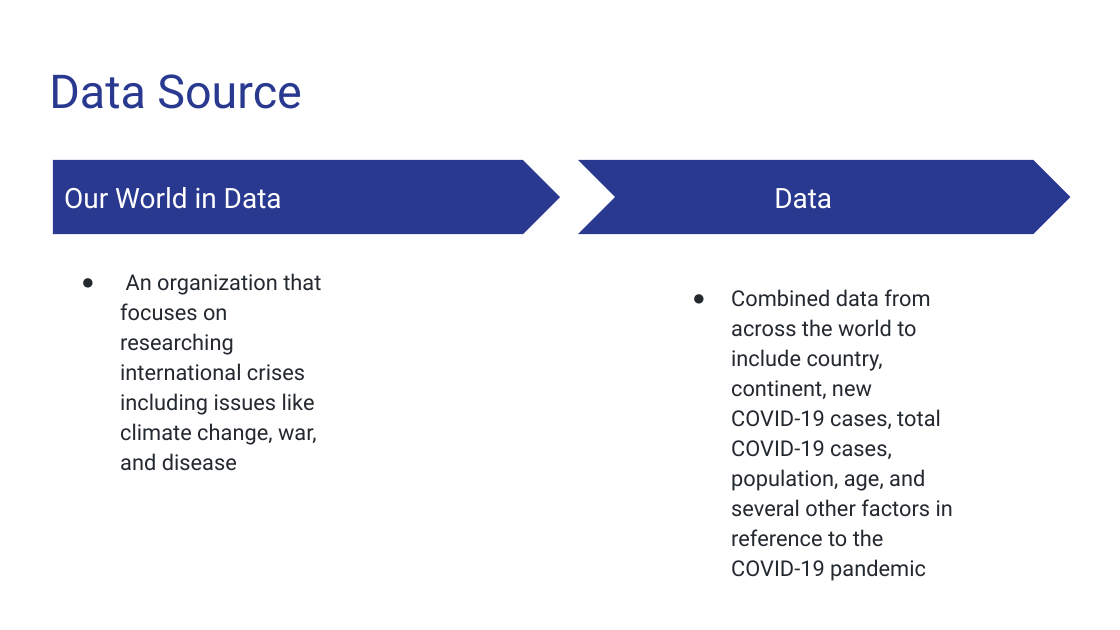
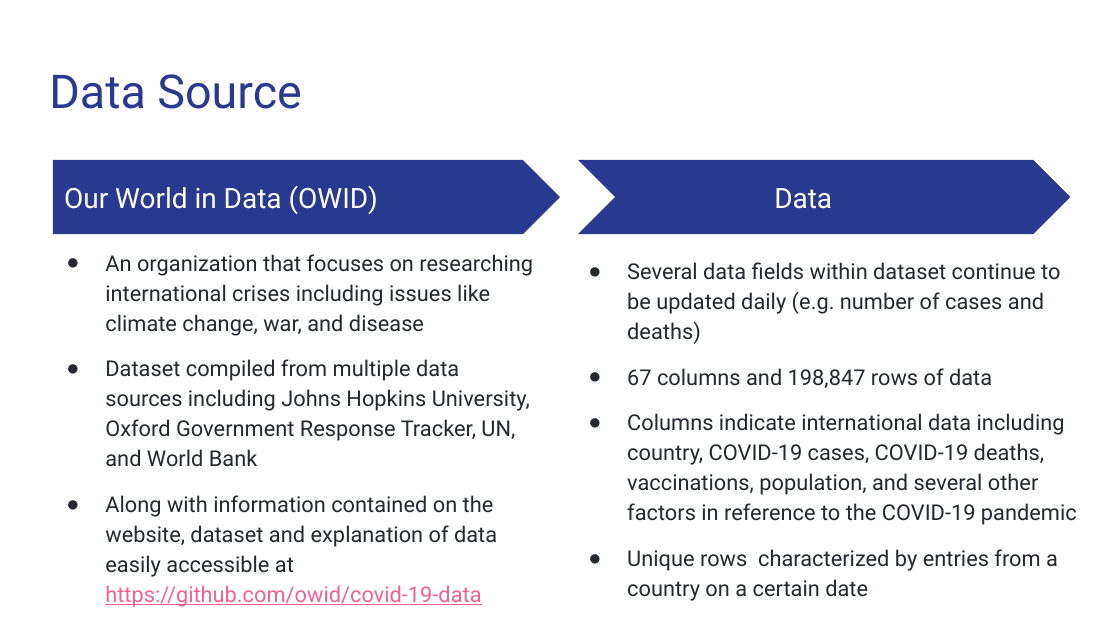
Before and after one commit to Magzzie/COVID-19_Analysis, a slide deck: slide 4 of COVID-19 Analysis.pptx. Drawn at 1120x630 pixels with LibreOffice and Linux fonts; fonts in the diff are those of the drawing. Boxes give left, top, right and bottom in pixels: in the first picture for what was removed or moved away, otherwise in the second. Text is boxed around its words. In the diff, an @@ line names an element or a change of style, - is before the commit and + after.

Commit message:
updating presentation

```diff
--- a/COVID-19 Analysis.pptx
+++ b/COVID-19 Analysis.pptx
@@ text at [64, 186, 378, 214]: text changed @@
-Our World in Data
+Our World in Data (OWID)
@@ text "An organization that focuses on ...": place and size @@
-text "An organization that focuses on ..." at [120, 273, 321, 471]
+text "An organization that focuses on ..." at [105, 254, 533, 607]
@@ text at [627, 262, 1077, 571]: text changed @@
-● Combined data from across the world to include country, continent, new COVID-19 cases, total COVID-19 cases, population, age, and several other factors in reference to the COVID-19 pandemic
+● Several data fields within dataset continue to be updated daily (e.g. number of cases and deaths)
+● 67 columns and 198,847 rows of data
+● Columns indicate international data including country, COVID-19 cases, COVID-19 deaths, vaccinations, population, and several other factors in reference to the COVID-19 pandemic
+● Unique rows characterized by entries from a country on a certain date
@@ text at [105, 359, 530, 607]: paragraphs added @@
+● Dataset compiled from multiple data sources including Johns Hopkins University, Oxford Government Response Tracker, UN, and World Bank
+● Along with information contained on the website, dataset and explanation of data easily accessible at https://github.com/owid/covid-19-data
```
Also in this commit, not shown: 2 other slides changed, 4 slides added, 4 slides removed.
